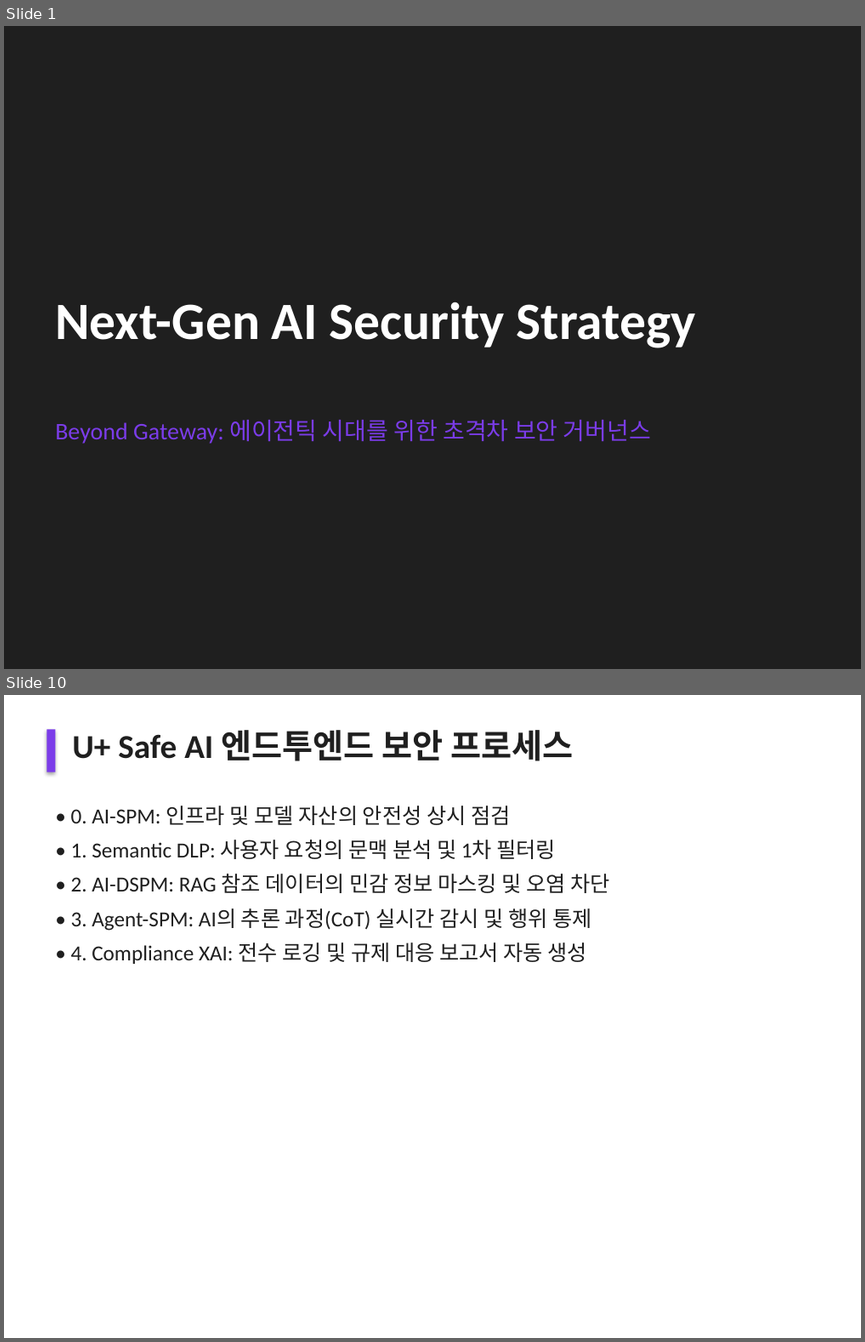
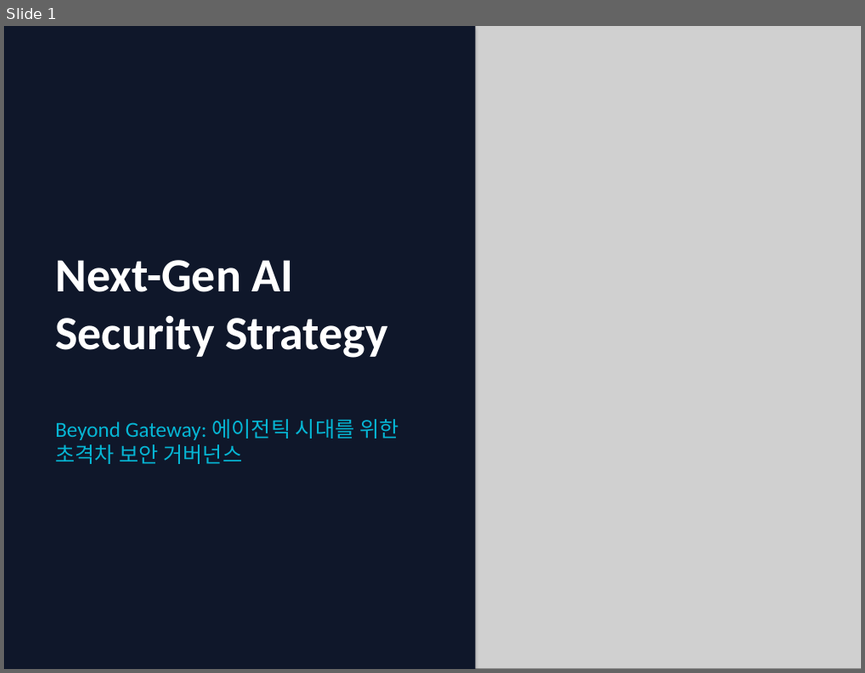
Before and after one commit to flyngcoq/ai_project, a slide deck: 40_Projects/Work/Safe_AI/Next_Gen_AI_Security_Strategy.pptx. Shown one above the other, each under a label of ours: slides 1 and 10 before the commit, slide 1 after it; the slides between them are not shown. The pictures are 865x1342 and 865x673 pixels, drawn with LibreOffice and Linux fonts; fonts in the diff are those of the drawing; grey boxes stand for pictures. Boxes give left, top, right and bottom in pixels: in the first picture for what was removed or moved away, otherwise in the second. Text is boxed around its words. In the diff, an @@ line names an element or a change of style, - is before the commit and + after.

```diff
--- a/40_Projects/Work/Safe_AI/Next_Gen_AI_Security_Strategy.pptx
+++ b/40_Projects/Work/Safe_AI/Next_Gen_AI_Security_Strategy.pptx
@@ slide 10 removed at box(4, 695, 861, 1338), background #FFFFFF @@
@@ rectangle removed at box(46, 729, 55, 772) @@
@@ text removed at box(72, 730, 573, 761) @@
-U+ Safe AI 엔드투엔드 보안 프로세스
@@ text removed at box(71, 805, 510, 825) @@
-• 0. AI-SPM: 인프라 및 모델 자산의 안전성 상시 점검
@@ text removed at box(71, 839, 556, 859) @@
-• 1. Semantic DLP: 사용자 요청의 문맥 분석 및 1차 필터링
@@ text removed at box(71, 873, 609, 893) @@
-• 2. AI-DSPM: RAG 참조 데이터의 민감 정보 마스킹 및 오염 차단
@@ text removed at box(71, 908, 591, 930) @@
-• 3. Agent-SPM: AI의 추론 과정(CoT) 실시간 감시 및 행위 통제
@@ text removed at box(71, 942, 587, 964) @@
-• 4. Compliance XAI: 전수 로깅 및 규제 대응 보고서 자동 생성
@@ slide 1 changed as well @@
@@ background #1F1F1F to #0F172A @@
@@ rectangle added at box(4, 26, 475, 669), fill #0F172A @@
@@ picture added at box(432, 26, 861, 669) @@
@@ text "Next-Gen AI Security Strategy": place and size @@
-text "Next-Gen AI Security Strategy" at box(55, 301, 696, 348)
+text "Next-Gen AI Security Strategy" at box(55, 260, 387, 358)
@@ text "Next-Gen AI Security Strategy" at box(55, 260, 387, 358): size 44 to 40 pt @@
@@ text "Beyond Gateway: 에이전틱 시대를 위한 ..." at box(55, 419, 398, 464): size 20 to 18 pt, text colour #7B3CE9 to #06B6D4 @@
```
Also in this commit, not shown: 3 other slides changed, 8 slides added, 8 other slides removed, 1 other file.
